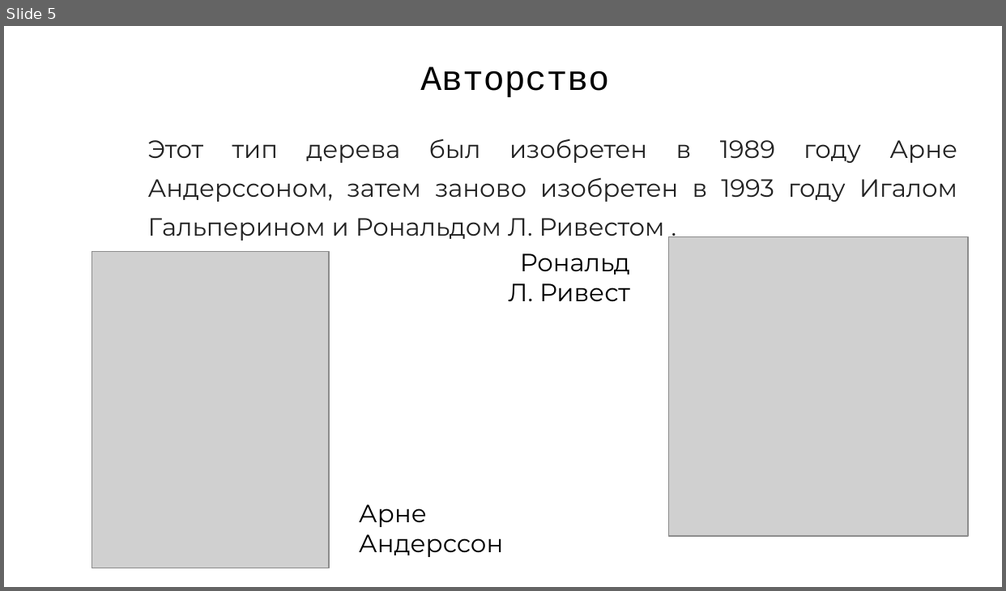
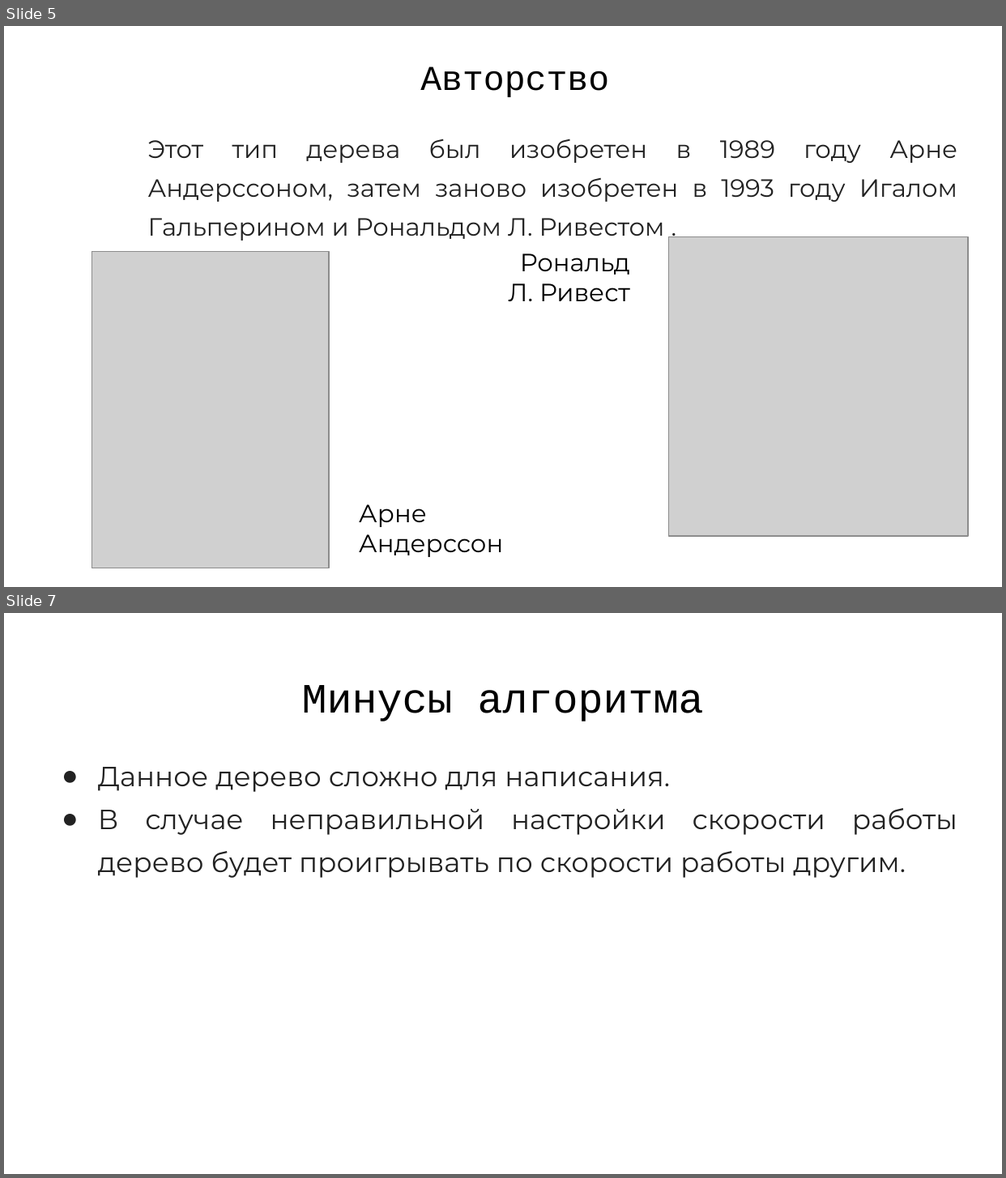
Before and after one commit to Flnchkv/ScapeGoat_Three, a slide deck: ScapeGoat Three.pptx. Shown one above the other, each under a label of ours: slide 5 before the commit, slides 5 and 7 after it; the slides between them are not shown. The pictures are 1006x591 and 1006x1178 pixels, drawn with LibreOffice and Linux fonts; fonts in the diff are those of the drawing; grey boxes stand for pictures. Boxes give left, top, right and bottom in pixels: in the first picture for what was removed or moved away, otherwise in the second. Text is boxed around its words. In the diff, an @@ line names an element or a change of style, - is before the commit and + after.

```diff
--- a/ScapeGoat Three.pptx
+++ b/ScapeGoat Three.pptx
@@ slide 7 added at (4,613,1002,1174), background #FFFFFF @@
@@ title added at (302,685,704,722), 30.2 pt, text #000000 @@
+Минусы алгоритма
@@ text added at (98,767,957,878), 20 pt, text #222222 @@
+● Данное дерево сложно для написания.
+● В случае неправильной настройки скорости работы дерево будет проигрывать по скорости работы другим.
```
Also in this commit, not shown: 9 slides changed, 1 other slide added, 2 other files.
